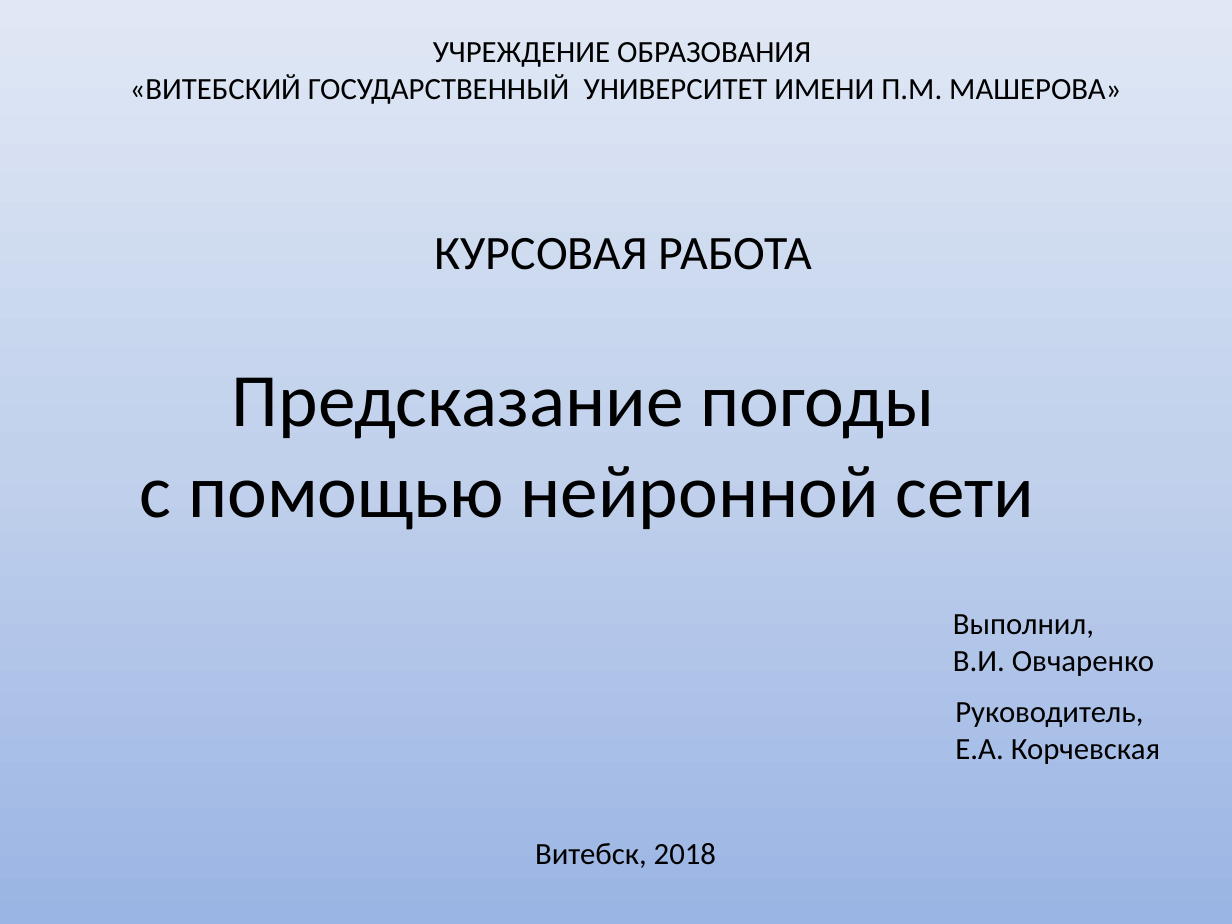
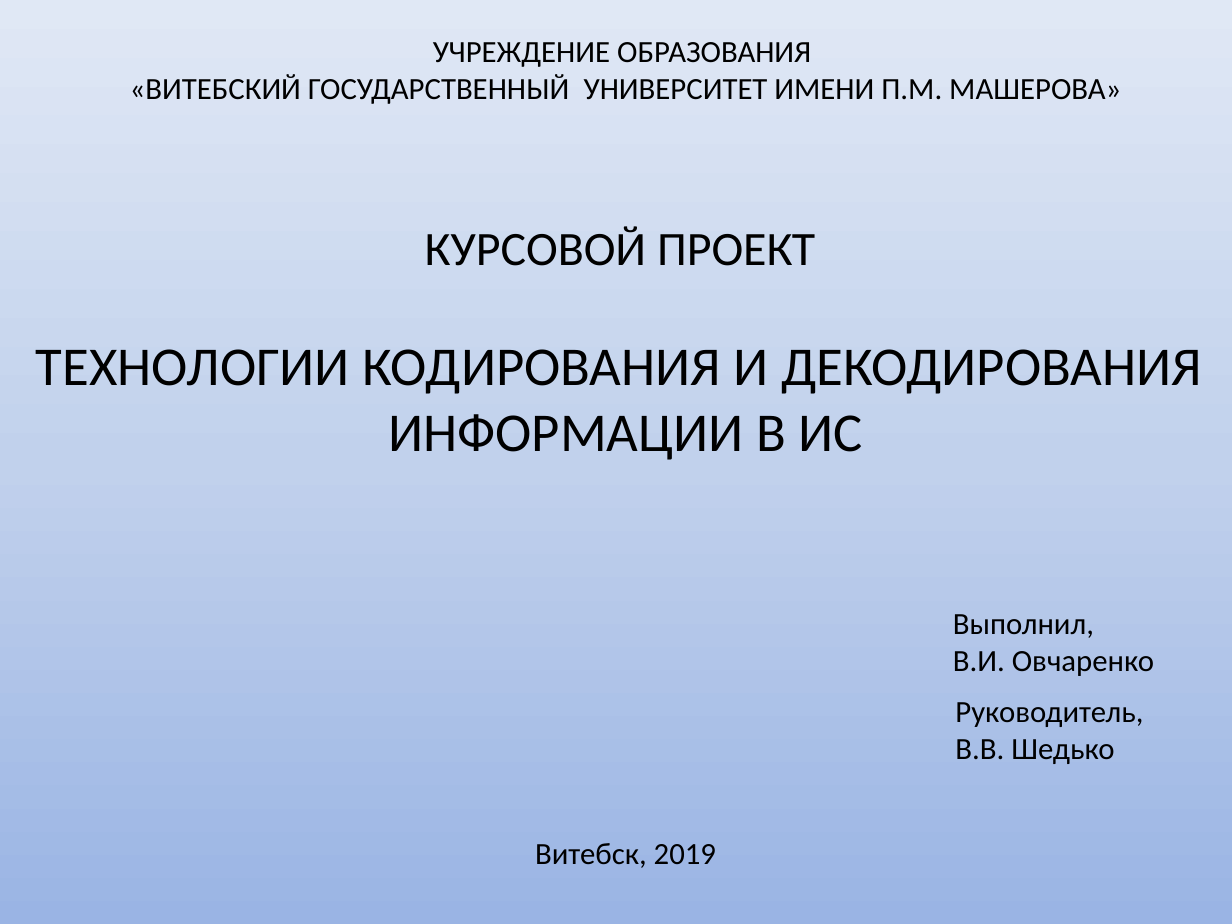
Before and after one commit to Val2302/CADInfo, a slide deck: slide 1 of doc/Prezent.pptx. Drawn at 1232x924 pixels with LibreOffice and Linux fonts; fonts in the diff are those of the drawing. Boxes give left, top, right and bottom in pixels: in the first picture for what was removed or moved away, otherwise in the second. Text is boxed around its words. In the diff, an @@ line names an element or a change of style, - is before the commit and + after.

```diff
--- a/doc/Prezent.pptx
+++ b/doc/Prezent.pptx
@@ text at bbox=[425, 226, 815, 266]: text changed @@
-КУРСОВАЯ РАБОТА
+КУРСОВОЙ ПРОЕКТ
@@ text at bbox=[36, 349, 1202, 460]: text changed; size 44 to 32 pt @@
-Предсказание погоды
-с помощью нейронной сети
+ТЕХНОЛОГИИ КОДИРОВАНИЯ И ДЕКОДИРОВАНИЯ
+ИНФОРМАЦИИ В ИС
@@ text at bbox=[955, 739, 1114, 764]: text changed @@
-Е.А. Корчевская
+В.В. Шедько
@@ text at bbox=[535, 843, 716, 868]: text changed @@
-Витебск, 2018
+Витебск, 2019
```
Also in this commit, not shown: 16 slides added, 11 slides removed, 5 other files.
